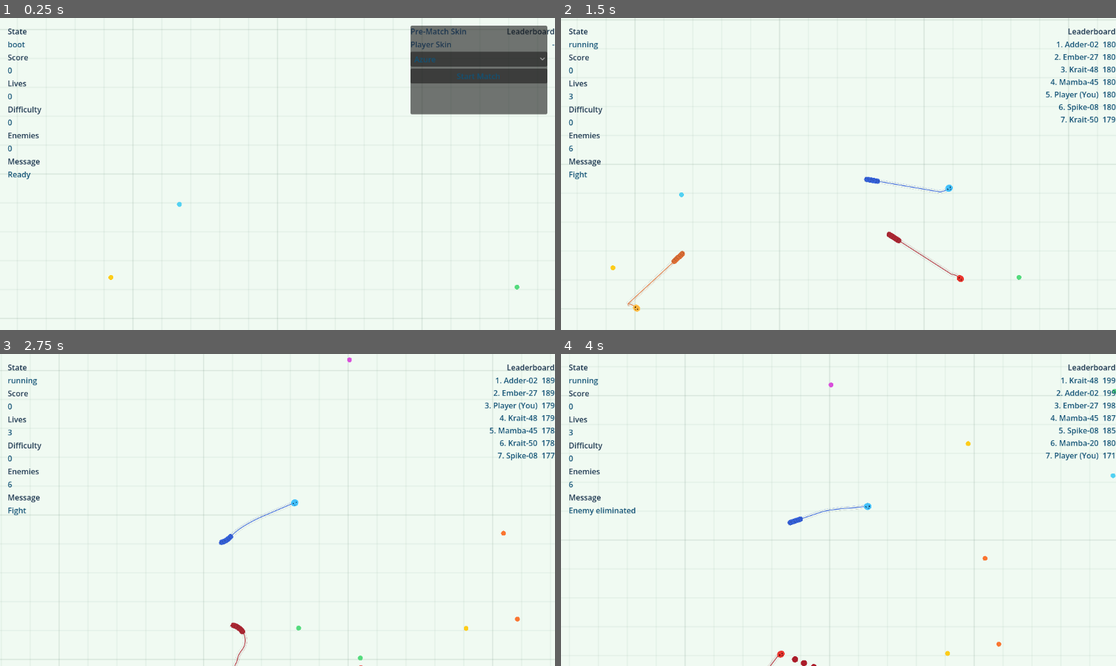
Above: before the commit, frames 1-4 (two rows, left to right).
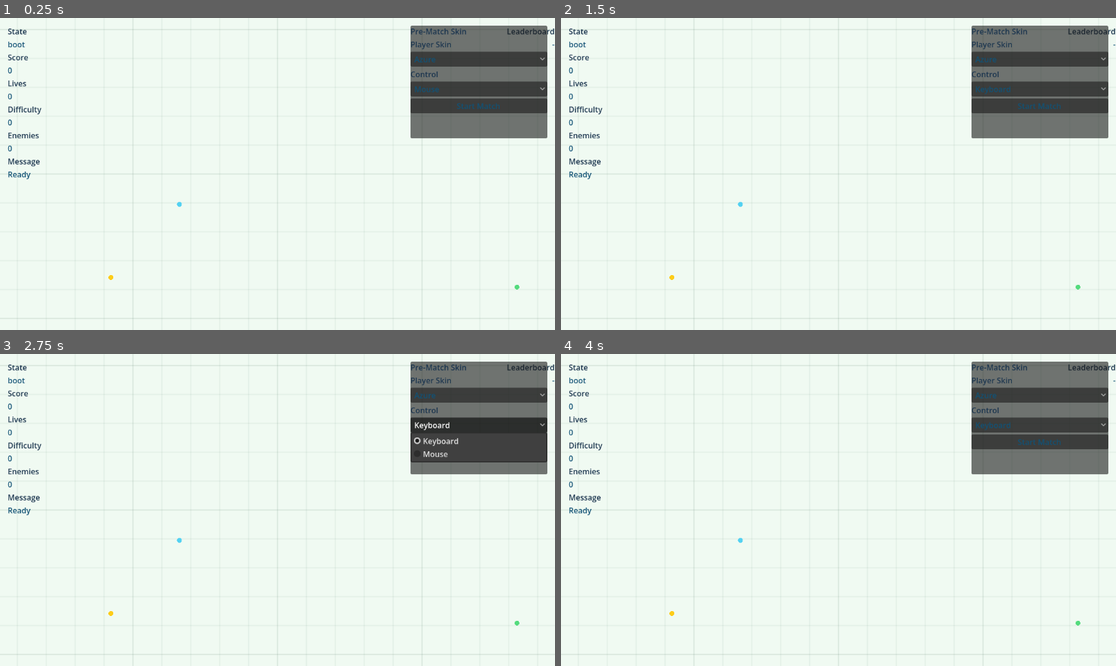
Above: after the commit, the same moments.

Repository: Jlu-waterbrother/snake_combat
Game: Godot game, scene res://scenes/main/main.tscn
Same seed, same stepped clock (60 frames per second), same inputs: the game is played once before the commit and once after it.
Inputs (mouse positions are in pixels of both pictures, inside the frame that each line leads up to):
- Up to frame 1 (0.25 s): no input
- Up to frame 2 (1.5 s): click (1038, 89) at 0.5 s, where only the run after the commit has a clickable "Mouse"; click "Start Match" at 1.25 s
- Up to frame 3 (2.75 s): click (477, 425) at 2 s, where only the run after the commit has a clickable "Keyboard"
- Up to frame 4 (4 s): click (1038, 441) at 2.75 s, where only the run after the commit has a clickable "Start Match"; tap Enter at 3.5 s; move the mouse to (960, 494) at 3.52 s; hold D (turn_right) from 3.53 s (still down); hold Shift (boost) from 3.53 s (still down); click (960, 494) at 3.67 s

The runs differ from the first frame. In frame 1, 5.1% of the frame differs, in the area x 73-99%, y 16-39%; in frame 2, 9.8%, in the area x 1-100%, y 0-97%; in frame 3, 9.6%; in frame 4, 9.7%.

Commit message:
增加选择控制器

Diff:
--- a/scenes/ui/hud.tscn
+++ b/scenes/ui/hud.tscn
@@ -75,13 +75,13 @@
 offset_left = -300.0
 offset_top = 16.0
 offset_right = -16.0
-offset_bottom = 200.0
+offset_bottom = 250.0
 
 [node name="Margin" type="MarginContainer" parent="PreMatchPanel"]
 offset_left = 12.0
 offset_top = 12.0
 offset_right = 272.0
-offset_bottom = 172.0
+offset_bottom = 222.0
 
 [node name="VBox" type="VBoxContainer" parent="PreMatchPanel/Margin"]
 
@@ -93,5 +93,10 @@
 
 [node name="SkinSelect" type="OptionButton" parent="PreMatchPanel/Margin/VBox"]
 
+[node name="ControlLabel" type="Label" parent="PreMatchPanel/Margin/VBox"]
+text = "Control"
+
+[node name="ControlSelect" type="OptionButton" parent="PreMatchPanel/Margin/VBox"]
+
 [node name="StartButton" type="Button" parent="PreMatchPanel/Margin/VBox"]
 text = "Start Match"
--- a/scripts/main/main.gd
+++ b/scripts/main/main.gd
@@ -44,7 +44,17 @@
 
 	hud.call("configure_pre_match_skins", skin_options, available_player_skin_names, current_skin)
 
-func _on_start_match_requested(selected_skin: Resource) -> void:
+	var prefers_mouse_controls: bool = true
+	if world.has_method("get_player_mouse_controls_enabled"):
+		var mouse_control_value: Variant = world.call("get_player_mouse_controls_enabled")
+		if mouse_control_value is bool:
+			prefers_mouse_controls = mouse_control_value
+	if hud.has_method("configure_pre_match_controls"):
+		hud.call("configure_pre_match_controls", prefers_mouse_controls)
+
+func _on_start_match_requested(selected_skin: Resource, use_mouse_controls: bool) -> void:
+	if world.has_method("set_player_mouse_controls_enabled"):
+		world.call("set_player_mouse_controls_enabled", use_mouse_controls)
 	if selected_skin != null and world.has_method("set_player_skin"):
 		world.call("set_player_skin", selected_skin)
 	world.start_match()
--- a/scripts/managers/snake_manager.gd
+++ b/scripts/managers/snake_manager.gd
@@ -72,6 +72,7 @@
 var _shed_length_remainder: Dictionary[StringName, float] = {}
 var _invincibility_remaining: Dictionary[StringName, float] = {}
 var _snake_display_names: Dictionary[StringName, String] = {}
+var _player_mouse_controls_enabled: bool = true
 
 func _ready() -> void:
 	_rng.randomize()
@@ -121,6 +122,14 @@
 
 func set_world_radius(radius: float) -> void:
 	world_radius = max(radius, 200.0)
+
+func set_player_mouse_controls_enabled(enabled: bool) -> void:
+	_player_mouse_controls_enabled = enabled
+	if _player_snake_id == &"" or not _snake_nodes.has(_player_snake_id):
+		return
+	var player_node: Node2D = _snake_nodes[_player_snake_id]
+	if player_node.has_method("set_desktop_mouse_controls_enabled"):
+		player_node.call("set_desktop_mouse_controls_enabled", _player_mouse_controls_enabled)
 
 func set_ai_difficulty_scalars(aggression_scale: float, boost_scale: float) -> void:
 	_aggression_scale = clamp(aggression_scale, 0.5, 2.0)
@@ -299,6 +308,8 @@
 		snake_node.call("set_snake_id", snake_id)
 	if snake_node.has_method("set_control_mode"):
 		snake_node.call("set_control_mode", 1 if is_enemy else 0)
+	if not is_enemy and snake_node.has_method("set_desktop_mouse_controls_enabled"):
+		snake_node.call("set_desktop_mouse_controls_enabled", _player_mouse_controls_enabled)
 	if snake_node.has_method("set_head_color") and is_enemy and not applied_skin:
 		snake_node.call("set_head_color", Color(0.97, 0.27, 0.31))
 	if snake_node.has_signal("snake_died"):
--- a/scripts/snake/player_snake.gd
+++ b/scripts/snake/player_snake.gd
@@ -142,6 +142,9 @@
 	_ai_turn_input = clamp(turn_input, -1.0, 1.0)
 	_ai_boosting = boosting
 
+func set_desktop_mouse_controls_enabled(enabled: bool) -> void:
+	enable_desktop_mouse_controls = enabled
+
 func set_snake_id(new_snake_id: StringName) -> void:
 	snake_id = new_snake_id
 	var head := get_node_or_null("HeadArea") as Area2D
--- a/scripts/ui/hud.gd
+++ b/scripts/ui/hud.gd
@@ -1,6 +1,6 @@
 extends CanvasLayer
 
-signal start_match_requested(selected_skin: Resource)
+signal start_match_requested(selected_skin: Resource, use_mouse_controls: bool)
 
 @onready var state_value_label: Label = $Margin/Rows/StateValue
 @onready var score_value_label: Label = $Margin/Rows/ScoreValue
@@ -11,6 +11,7 @@
 @onready var leaderboard_value_label: Label = $LeaderboardMargin/Rows/LeaderboardValue
 @onready var pre_match_panel: PanelContainer = $PreMatchPanel
 @onready var skin_select: OptionButton = $PreMatchPanel/Margin/VBox/SkinSelect
+@onready var control_select: OptionButton = $PreMatchPanel/Margin/VBox/ControlSelect
 @onready var start_button: Button = $PreMatchPanel/Margin/VBox/StartButton
 
 @export var hud_label_text_color: Color = Color(0.11, 0.21, 0.31, 1.0)
@@ -18,9 +19,11 @@
 
 var _enemy_count: int = 0
 var _skin_options: Array[Resource] = []
+var _control_uses_mouse: Array[bool] = []
 
 func _ready() -> void:
 	start_button.pressed.connect(_on_start_button_pressed)
+	configure_pre_match_controls(true)
 	_apply_hud_text_colors()
 	pre_match_panel.visible = true
 
@@ -72,6 +75,25 @@
 			selected_index = found_index
 	skin_select.select(selected_index)
 
+func configure_pre_match_controls(prefer_mouse: bool = true) -> void:
+	_control_uses_mouse.clear()
+	control_select.clear()
+
+	var os_name: String = OS.get_name()
+	if os_name == "Android" or os_name == "iOS":
+		control_select.add_item("Touch")
+		_control_uses_mouse.append(false)
+		control_select.disabled = true
+		control_select.select(0)
+		return
+
+	control_select.add_item("Keyboard")
+	_control_uses_mouse.append(false)
+	control_select.add_item("Mouse")
+	_control_uses_mouse.append(true)
+	control_select.disabled = false
+	control_select.select(1 if prefer_mouse else 0)
+
 func _on_match_state_changed(state: StringName) -> void:
 	state_value_label.text = String(state)
 	if state == &"running":
@@ -85,7 +107,7 @@
 		pre_match_panel.visible = true
 		start_button.disabled = false
 	elif state == &"stopped" or state == &"boot":
-		message_value_label.text = "Select skin and start"
+		message_value_label.text = "Select skin/control and start"
 		pre_match_panel.visible = true
 		start_button.disabled = false
 	else:
@@ -151,7 +173,12 @@
 		var selected_index: int = clampi(skin_select.selected, 0, _skin_options.size() - 1)
 		selected_skin = _skin_options[selected_index]
 
-	start_match_requested.emit(selected_skin)
+	var use_mouse_controls: bool = true
+	if not _control_uses_mouse.is_empty():
+		var control_index: int = clampi(control_select.selected, 0, _control_uses_mouse.size() - 1)
+		use_mouse_controls = _control_uses_mouse[control_index]
+
+	start_match_requested.emit(selected_skin, use_mouse_controls)
 
 func _apply_hud_text_colors() -> void:
 	var label_paths: PackedStringArray = PackedStringArray([
@@ -164,6 +191,7 @@
 		"LeaderboardMargin/Rows/LeaderboardLabel",
 		"PreMatchPanel/Margin/VBox/Title",
 		"PreMatchPanel/Margin/VBox/SkinLabel",
+		"PreMatchPanel/Margin/VBox/ControlLabel",
 	])
 	var value_paths: PackedStringArray = PackedStringArray([
 		"Margin/Rows/StateValue",
@@ -187,6 +215,7 @@
 
 	_set_control_font_colors(start_button, hud_value_text_color)
 	_set_control_font_colors(skin_select, hud_value_text_color)
+	_set_control_font_colors(control_select, hud_value_text_color)
 
 func _set_control_font_colors(control: Control, base_color: Color) -> void:
 	if control == null:
--- a/scripts/world/world.gd
+++ b/scripts/world/world.gd
@@ -43,6 +43,7 @@
 var _base_camera_follow_lerp_speed: float = 8.0
 var _pre_pause_state: StringName = &"running"
 var _last_leaderboard_signature: String = ""
+var _player_mouse_controls_enabled: bool = true
 
 func _ready() -> void:
 	snake_manager.snake_spawned.connect(_on_snake_spawned)
@@ -56,6 +57,8 @@
 	snake_manager.set_ai_config(ai_config)
 	snake_manager.set_food_manager(food_manager)
 	snake_manager.set_world_radius(world_radius)
+	if snake_manager.has_method("set_player_mouse_controls_enabled"):
+		snake_manager.call("set_player_mouse_controls_enabled", _player_mouse_controls_enabled)
 
 	if ai_config != null:
 		_base_enemy_count = int(max(ai_config.enemy_count, 0))
@@ -160,6 +163,14 @@
 		return null
 	return snake_manager.player_skin
 
+func set_player_mouse_controls_enabled(enabled: bool) -> void:
+	_player_mouse_controls_enabled = enabled
+	if snake_manager != null and snake_manager.has_method("set_player_mouse_controls_enabled"):
+		snake_manager.call("set_player_mouse_controls_enabled", _player_mouse_controls_enabled)
+
+func get_player_mouse_controls_enabled() -> bool:
+	return _player_mouse_controls_enabled
+
 func _update_dynamic_difficulty(delta: float) -> void:
 	if _camera_target_snake_id == &"":
 		return
